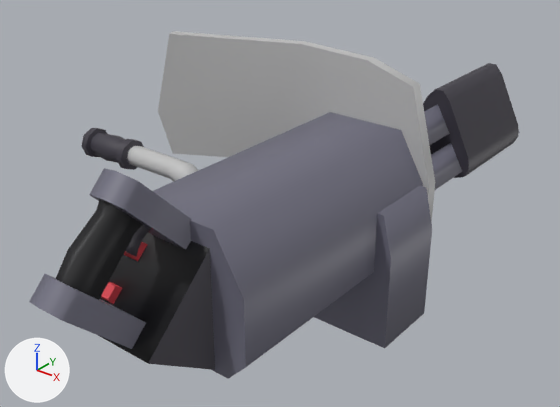
An edit to the glTF model assets/Models/Minigun.glb, drawn before and after from the same camera.
The view is the same before and after, from a camera (50 mm lens) standing at (1.68, -2.14, 1.43) and looking at (-0.29, 0.32, -0.1). Lighting does not change. The marker at lower left points along +X, +Y and +Z. Where no turn or scale is listed for an object, it has been applied to the vertices. Vertices at the same position are counted once.

Script lines for the objects in view, before the commit:
```python
ob_cube = bpy.data.objects.new('Cube', me_cube_002)
ob_cube.location = (0.0, 1.5, -0.018)
ob_cube_002 = bpy.data.objects.new('Cube.002', me_cube_005)
ob_cube_002.location = (0.0, 0.36, -0.21)
ob_cube_004 = bpy.data.objects.new('Cube.004', me_cube_001)
ob_cube_004.location = (0.0, 0.0, 0.0)
ob_cube_005 = bpy.data.objects.new('Cube.005', me_cube)
ob_cube_005.location = (0.0, -0.6, 0.0)
ob_cube_006 = bpy.data.objects.new('Cube.006', me_cube_003)
ob_cube_006.location = (0.0, -0.9, 0.3)
ob_cube_007 = bpy.data.objects.new('Cube.007', me_cube_008)
ob_cube_007.location = (0.0, -0.757, 0.271)
ob_cube_008 = bpy.data.objects.new('Cube.008', me_cube_009)
ob_cube_008.location = (0.0, -0.7, 0.3)
ob_cylinder = bpy.data.objects.new('Cylinder', me_cylinder)
ob_cylinder.location = (0.0, 2.162, 0.042)
ob_cylinder_002 = bpy.data.objects.new('Cylinder.002', me_cylinder_002)
ob_cylinder_002.location = (0.09, 2.162, -0.138)
# also in view: 'Cube.003' at (-0.4, -0.24, 0.2); 'Cube.001' at (0.0, 0.0, 0.02); 'Cylinder.004' at (-0.73, -0.24, 0.23)
```
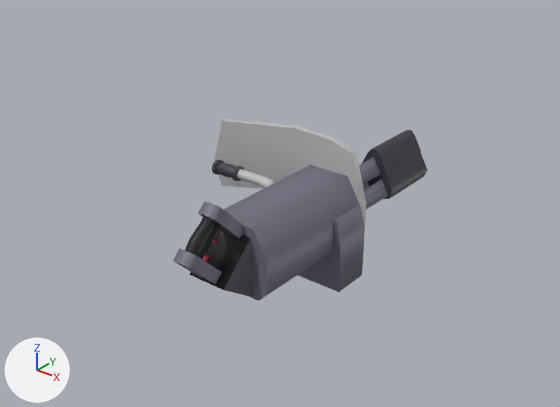
Diff of the bpy script that builds the scene:
```diff
--- a/assets/Models/Minigun.glb.py
+++ b/assets/Models/Minigun.glb.py
@@ me_cube_004 @@
 # used by ob_cube_001; location = (0.0, 0.27, 0.0)
-me_cube_004.from_pydata(...)  # 32 vertices, 60 faces; spans x -0.3..0.3, y -0.87..0.33, z -0.259..0.3
+me_cube_004.from_pydata(...)  # 164 vertices, 278 faces; spans x -0.512..0.172, y -0.587..0.312, z -0.15..0.306
+# me_cube_004 part 1: 32 vertices removed from x -0.3..0.3, y -0.87..0.33, z -0.259..0.3; 164 vertices added at x -0.512..0.172, y -0.587..0.312, z -0.15..0.306
 me_cube_004.materials.append(mat_material)
@@ me_cylinder_005 @@
 me_cylinder_005.from_pydata(...)  # 65 vertices, 126 faces; spans x -0.284..-0.011, y -0.066..0.066, z -0.083..0.046
 # used by ob_cylinder_004; location = (-0.578, -0.24, 0.253)
+# me_cylinder_005 part 4: the whole mesh is scaled about its middle by 0.52, then moved by (-0.23, 0.078, 0.141)
 me_cylinder_005.materials.append(mat_material)
@@ me_cube_005 @@
 me_cube_005.from_pydata(...)  # 12 vertices, 20 faces; spans x -0.374..0.374, y -0.18..0.15, z -0.3..0.3
 # used by ob_cube_002; location = (0.0, 0.36, -0.21)
+# me_cube_005 part 2: the whole mesh is scaled about its middle by 0.52, then moved by (0.0, 0.194, -0.109)
 me_cube_005.materials.append(mat_material)
@@ me_cube_006 @@
 me_cube_006.from_pydata(...)  # 41 vertices, 72 faces; spans x -0.37..0.059, y -0.048..0.048, z -0.06..0.097
 # used by ob_cube_003; location = (-0.24, -0.24, 0.18)
+# me_cube_006 part 3: the whole mesh is scaled about its middle by 0.52, then moved by (-0.05, 0.078, 0.085)
 me_cube_006.materials.append(mat_material)
@@ ob_cube @@
-ob_cube = bpy.data.objects.new('Cube', me_cube_002)
-ob_cube.location = (0.0, 1.5, -0.018)
@@ ob_cylinder @@
-ob_cylinder = bpy.data.objects.new('Cylinder', me_cylinder)
-ob_cylinder.location = (0.0, 2.162, 0.042)
@@ ob_cylinder_002 @@
-ob_cylinder_002 = bpy.data.objects.new('Cylinder.002', me_cylinder_002)
-ob_cylinder_002.location = (0.09, 2.162, -0.138)
@@ ob_cube_001 @@
 ob_cube_001 = bpy.data.objects.new('Cube.001', me_cube_004)
-ob_cube_001.location = (0.0, 0.27, 0.0)
+ob_cube_001.location = (0.0, 0.0, 0.0)
@@ ob_cylinder_004 @@
 ob_cylinder_004 = bpy.data.objects.new('Cylinder.004', me_cylinder_005)
-ob_cylinder_004.location = (-0.578, -0.24, 0.253)
+ob_cylinder_004.location = (0.0, 0.0, 0.0)
@@ ob_cube_002 @@
 ob_cube_002 = bpy.data.objects.new('Cube.002', me_cube_005)
-ob_cube_002.location = (0.0, 0.36, -0.21)
+ob_cube_002.location = (0.0, 0.0, 0.0)
@@ ob_cube_003 @@
 ob_cube_003 = bpy.data.objects.new('Cube.003', me_cube_006)
-ob_cube_003.location = (-0.24, -0.24, 0.18)
+ob_cube_003.location = (0.0, 0.0, 0.0)
@@ ob_cube_004 @@
-ob_cube_004 = bpy.data.objects.new('Cube.004', me_cube_001)
-ob_cube_004.location = (0.0, 0.0, 0.0)
@@ ob_cube_005 @@
-ob_cube_005 = bpy.data.objects.new('Cube.005', me_cube)
-ob_cube_005.location = (0.0, -0.6, 0.0)
@@ ob_cube_006 @@
-ob_cube_006 = bpy.data.objects.new('Cube.006', me_cube_003)
-ob_cube_006.location = (0.0, -0.9, 0.3)
@@ ob_cube_007 @@
-ob_cube_007 = bpy.data.objects.new('Cube.007', me_cube_008)
-ob_cube_007.location = (0.0, -0.757, 0.271)
@@ ob_cube_008 @@
-ob_cube_008 = bpy.data.objects.new('Cube.008', me_cube_009)
-ob_cube_008.location = (0.0, -0.7, 0.3)
```

Boxes (x1, y1, x2, y2) around the edits, measured in the pictures (560 x 407 px):
'Cube.001', reshaped, moved: before (153, 112, 423, 379); after (173, 119, 366, 301)
'Cube.004', deleted: before (158, 31, 435, 223)
'Cube.002', mesh rescaled, moved (43% narrower, 47% shorter): before (314, 186, 432, 348); after (298, 206, 365, 292)
'Cube.005', deleted (black): before (98, 233, 215, 370)
'Cube.008', deleted: before (29, 168, 191, 349)
'Cube', deleted (black): before (423, 63, 518, 178)
'Cube.006', deleted (black): before (56, 199, 143, 300)
'Cylinder.004', mesh rescaled, moved (48% narrower, 49% shorter): before (81, 128, 144, 170); after (212, 160, 244, 181)
'Cube.003', mesh rescaled, moved: before (127, 146, 199, 181); after (237, 169, 275, 189)
'Cylinder.002', deleted: before (431, 129, 520, 190)
'Cylinder', deleted: before (424, 104, 450, 145)
'Cube.007', deleted: before (125, 225, 150, 257)
'Cylinder.003', unchanged, uncovered by the edit: after (359, 130, 428, 209)
